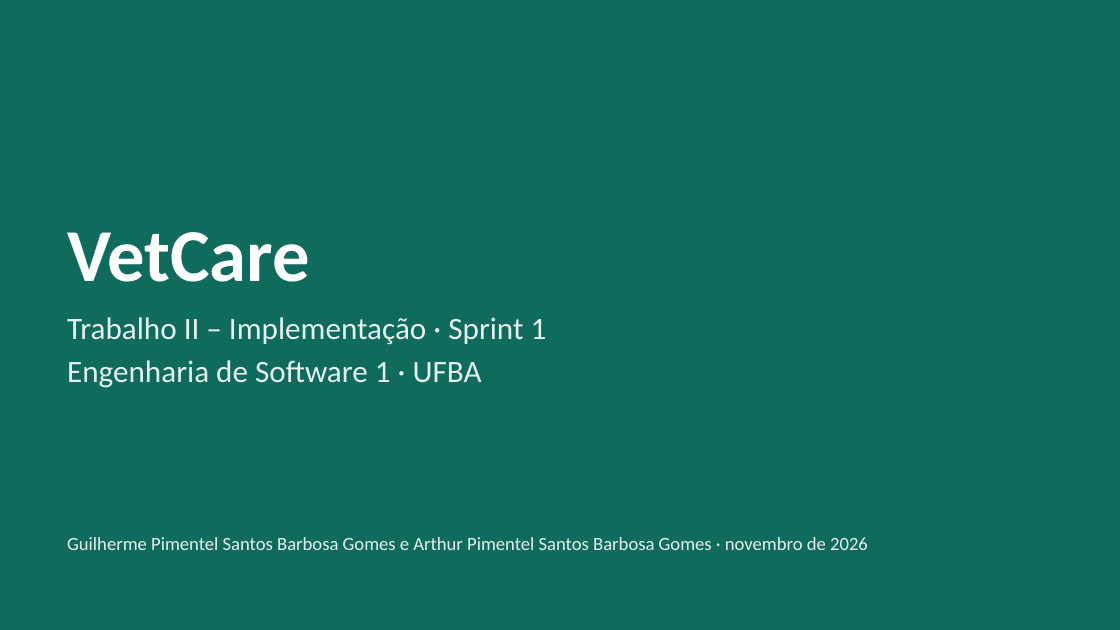
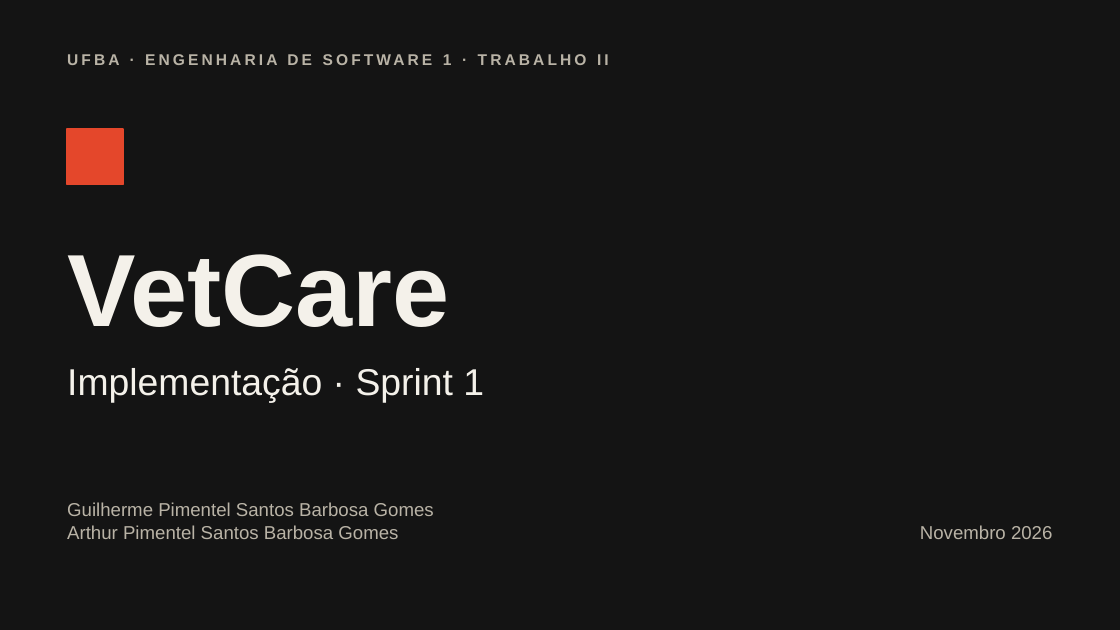
Before and after one commit to GuilhermePSBG/vetcare, a slide deck: slide 1 of docs/VetCare_Trabalho2_Sprint1.pptx. Drawn at 1120x630 pixels with LibreOffice and Linux fonts; fonts in the diff are those of the drawing. Boxes give left, top, right and bottom in pixels: in the first picture for what was removed or moved away, otherwise in the second. Text is boxed around its words. In the diff, an @@ line names an element or a change of style, - is before the commit and + after.

```diff
--- a/docs/VetCare_Trabalho2_Sprint1.pptx
+++ b/docs/VetCare_Trabalho2_Sprint1.pptx
@@ background #0F6B5C to #141414 @@
@@ text added at box(443, 54, 452, 65), 10 pt, text #B9B3A6, bold @@
+UFBA · ENGENHARIA DE SOFTWARE 1 · TRABALHO II
@@ rectangle added at box(67, 129, 123, 185), fill #E4472B, outline #E4472B 1 pt @@
@@ title "VetCare" at box(67, 254, 449, 327): size 48 to 66 pt, font Calibri to Arial, text colour #FFFFFF to #F4F1EA @@
@@ text removed at box(67, 317, 547, 388) @@
-Trabalho II – Implementação · Sprint 1
-Engenharia de Software 1 · UFBA
@@ text added at box(67, 368, 484, 403), 24 pt, text #F4F1EA @@
+Implementação · Sprint 1
@@ text at box(67, 502, 434, 539): text changed; font Calibri to Arial; text colour #E6F1EE to #B9B3A6 @@
-Guilherme Pimentel Santos Barbosa Gomes e Arthur Pimentel Santos Barbosa Gomes · novembro de 2026
+Guilherme Pimentel Santos Barbosa Gomes
+Arthur Pimentel Santos Barbosa Gomes
@@ text added at box(920, 525, 1052, 539), 12 pt, text #B9B3A6 @@
+Novembro 2026
```
Also in this commit, not shown: 10 other slides changed, 2 slides added, 1 slide removed, 1 other file.
